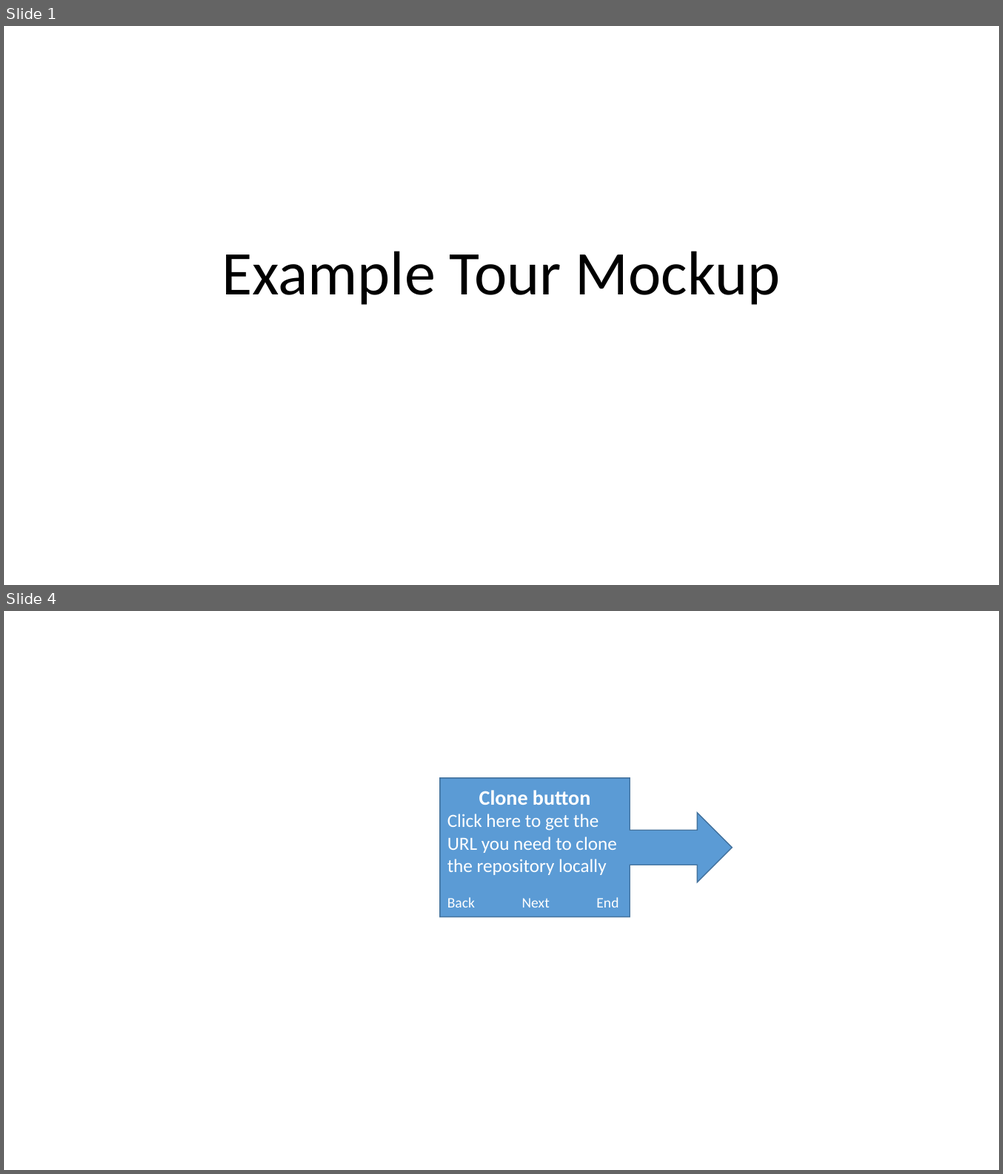
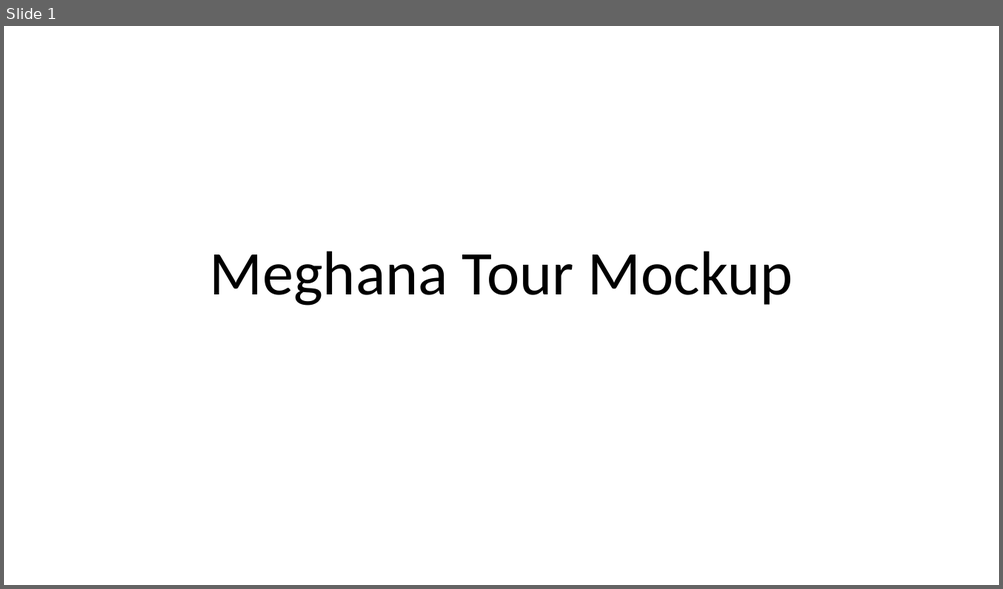
Before and after one commit to ZoeLawson/mcc_tools_tech, a slide deck: Week04-Tours/Homework/meghana_week4_homework/meghana_week4_homework.pptx. Shown one above the other, each under a label of ours: slides 1 and 4 before the commit, slide 1 after it; the slides between them are not shown. The pictures are 1003x1174 and 1003x589 pixels, drawn with LibreOffice and Linux fonts; fonts in the diff are those of the drawing; background and template pictures are left out. Boxes give left, top, right and bottom in pixels: in the first picture for what was removed or moved away, otherwise in the second. Text is boxed around its words. In the diff, an @@ line names an element or a change of style, - is before the commit and + after.

Commit message:
meghana week 4 homework

```diff
--- a/Week04-Tours/Homework/meghana_week4_homework/meghana_week4_homework.pptx
+++ b/Week04-Tours/Homework/meghana_week4_homework/meghana_week4_homework.pptx
@@ slide 4 removed at [4, 611, 999, 1170], background #FFFFFF @@
@@ right arrow callout removed at [440, 778, 731, 917] @@
-Clone button
-Click here to get the URL you need to clone the repository locally
-Back Next End
@@ slide 1 changed as well @@
@@ title at [210, 251, 793, 306]: text changed @@
-Example Tour Mockup
+Meghana Tour Mockup
```
Also in this commit, not shown: 6 slides added, 3 other slides removed.
